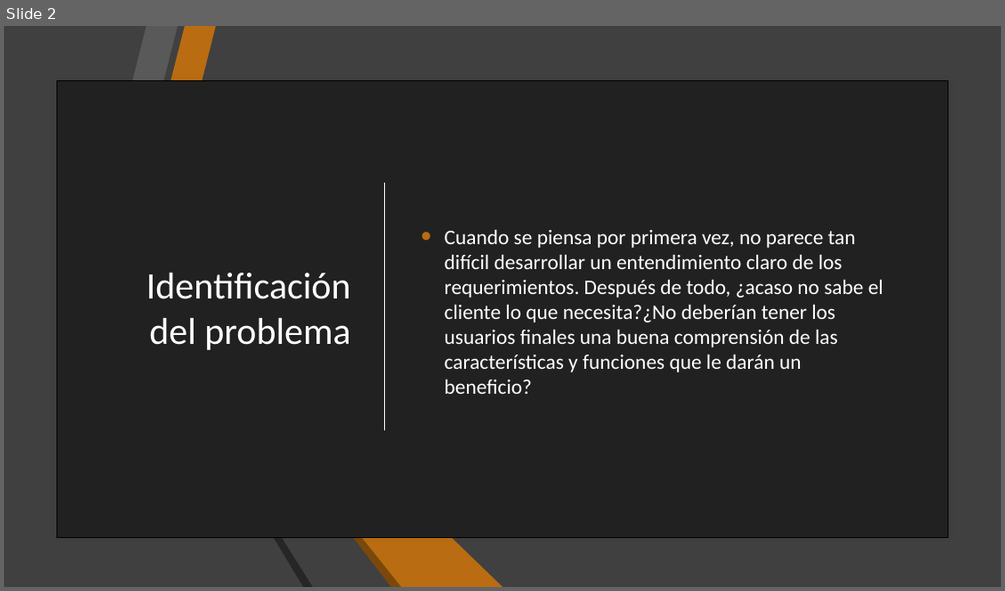
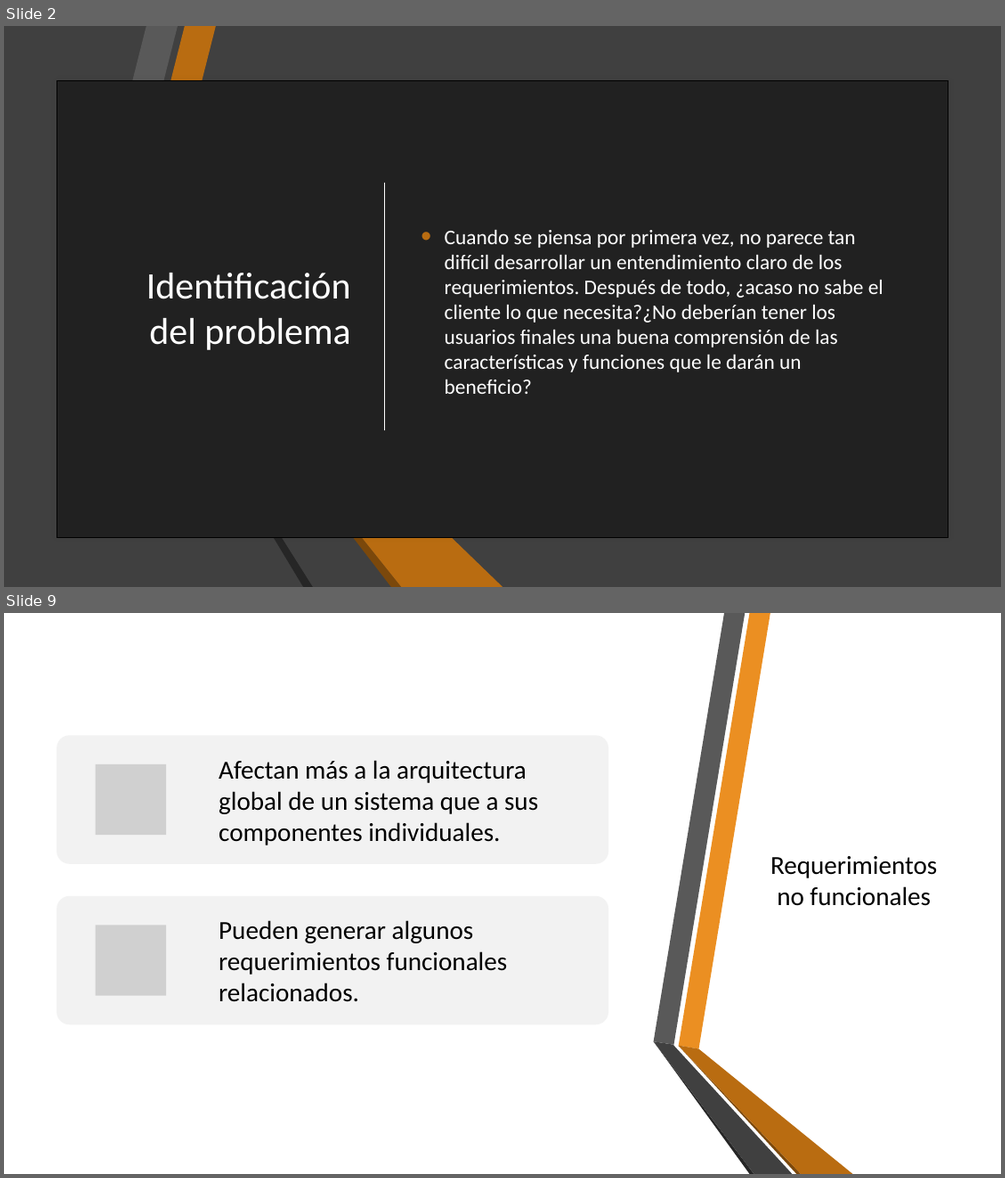
Before and after one commit to AryShared/SystemAnalysis, a slide deck: 2-1 Analisis de los requerimientos del sistema.pptx. Shown one above the other, each under a label of ours: slide 2 before the commit, slides 2 and 9 after it; the slides between them are not shown. The pictures are 1005x591 and 1005x1178 pixels, drawn with LibreOffice and Linux fonts; fonts in the diff are those of the drawing; grey boxes stand for pictures; background and template pictures are left out. Boxes give left, top, right and bottom in pixels: in the first picture for what was removed or moved away, otherwise in the second. Text is boxed around its words. In the diff, an @@ line names an element or a change of style, - is before the commit and + after.

```diff
--- a/2-1 Analisis de los requerimientos del sistema.pptx
+++ b/2-1 Analisis de los requerimientos del sistema.pptx
@@ slide 9 added at <box>4,613,1001,1174</box>, background #FFFFFF; not listed: 3 template elements that a slide beside it also shows @@
@@ freeform shape added at <box>4,613,743,1174</box>, fill #FFFFFF @@
@@ freeform shape added at <box>16,613,107,1045</box>, fill #595959 @@
@@ title added at <box>770,856,937,906</box>, 25 pt, text #000000 @@
+Requerimientos no funcionales
@@ group added at <box>57,735,608,1024</box>: 2 rounded rectangles, 2 pictures, 2 texts @@
+Afectan más a la arquitectura global de un sistema que a sus componentes individuales.
+Pueden generar algunos requerimientos funcionales relacionados.
@@ freeform shape added at <box>16,1041,116,1174</box>, fill #262626 @@
@@ freeform shape added at <box>16,1041,154,1174</box>, fill #404040 @@
@@ group added at <box>654,613,853,1174</box>: 6 freeform shapes @@
```
Also in this commit, not shown: 4 slides changed, 8 other slides added, 1 slide removed, 6 other files.
